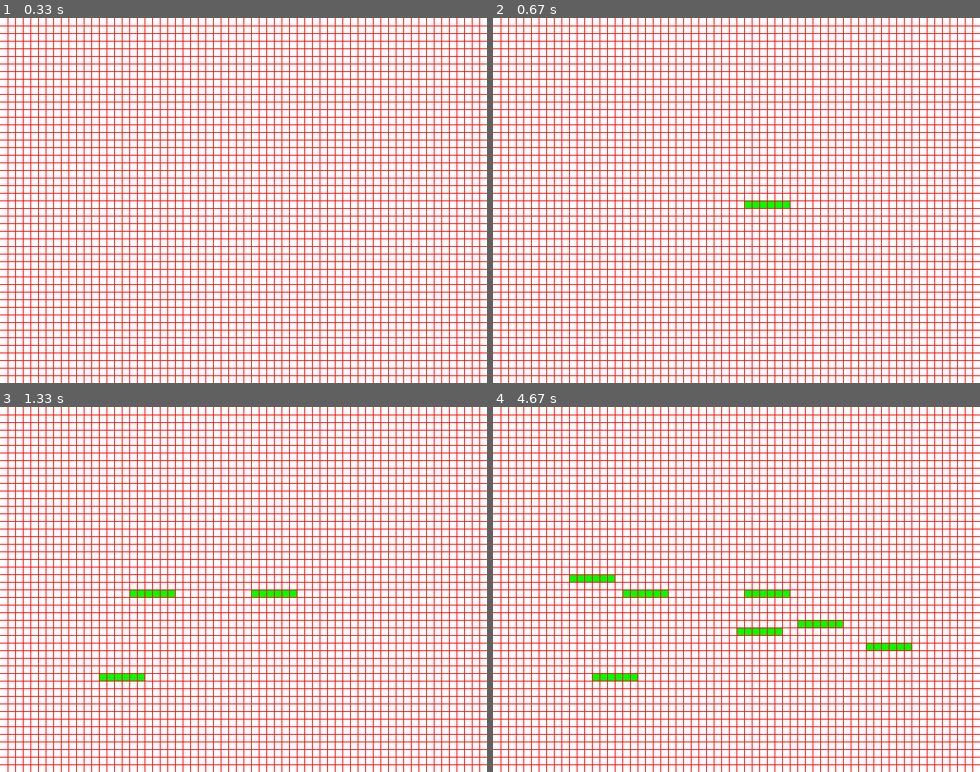
Above: before the commit, frames 1-4 (two rows, left to right).
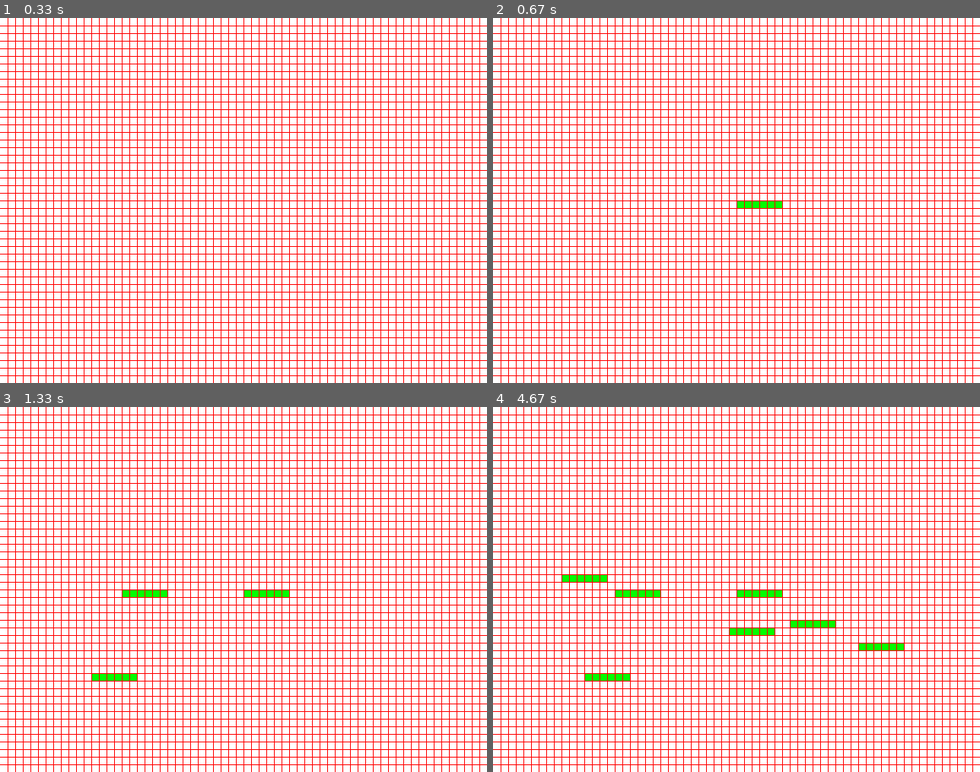
Above: after the commit, the same moments.

Repository: The-XSS-Rat/rctPySim
Game: pygame game, started from pyGame-1.py
Two runs of this game, one before a commit and one after it. Both use one fixed random seed, a clock stepped at 60 frames per second and the inputs below. The source is Python 2; it was converted automatically to run under Python 3.
Inputs (mouse positions are in pixels of both pictures, inside the frame that each line leads up to):
- Up to frame 1 (0.33 s): no input
- Up to frame 2 (0.67 s): click (736, 200) at 0.38 s
- Up to frame 3 (1.33 s): click (126, 593) at 0.72 s; click (92, 673) at 1.17 s
- Up to frame 4 (4.67 s): move the mouse to (794, 622) at 1.47 s; click (794, 622) at 1.75 s; move the mouse to (561, 578) at 2.17 s; click (561, 578) at 2.52 s; move the mouse to (736, 633) at 3 s; click (736, 633) at 3.4 s; move the mouse to (863, 647) at 3.93 s; click (863, 647) at 4.38 s

Frame 1 is identical in both runs. In frame 2, less than 0.1% of the frame differs, in the area x 50-61%, y 50-53%; in frame 3, 0.2%; in frame 4, 0.4%, in the area x 14-86%, y 46-75%.

Commit message:
Resynching

Diff:
--- a/pyGame-1.py
+++ b/pyGame-1.py
@@ -1,6 +1,8 @@
 #!/usr/bin/python
 import pygame,os,sys
 from pygame.locals import *
+from clAttraction import Attraction
+
 xres = 640
 yres = 480
 screen = pygame.display.set_mode((xres, yres))
@@ -27,8 +29,9 @@
 
     i=0
     while i <= attr1.getWidth():
+
+        pygame.draw.rect(screen, (0, 255, 0), (xp, yp, 9, 9))
         xp += 10
-        pygame.draw.rect(screen, (0, 255, 0), (xp, yp, 9, 9))
         i+=1
 
     pygame.display.flip()
@@ -73,21 +76,7 @@
         if done:
             break
 
-#Attraction class
-class Attraction:
-	squaresWidth = 4
-	squaresHeight = 4
-	cost = 50
 
-	def __init__(self,width,height):
-		self.squaresHeight = height
-		self.squaresWidth = width
-
-	def getHeight(self):
-		return self.squaresHeight
-
-	def getWidth(self):
-		return self.squaresWidth
 
 if __name__ == "__main__":
    main()
